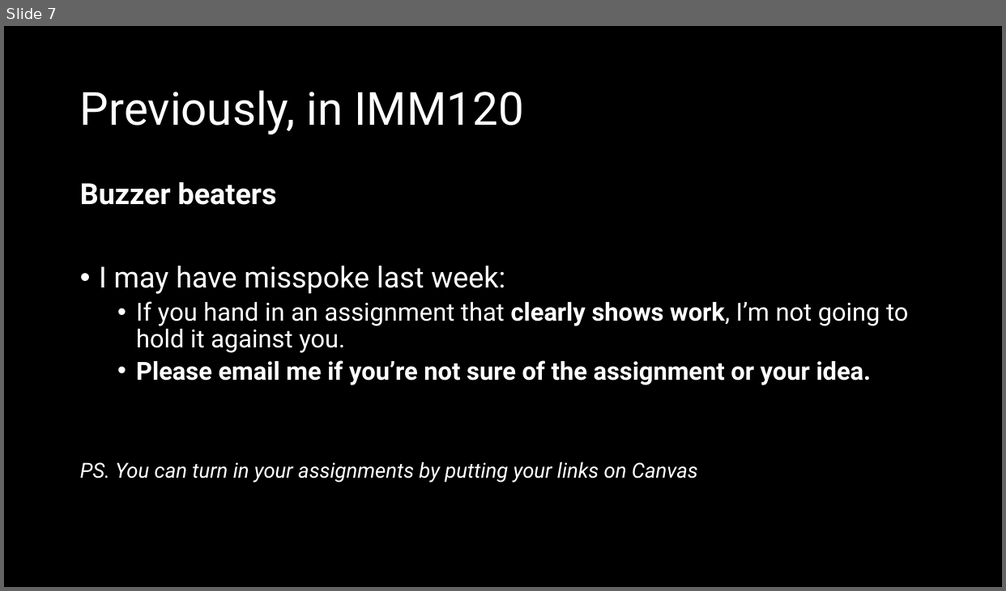
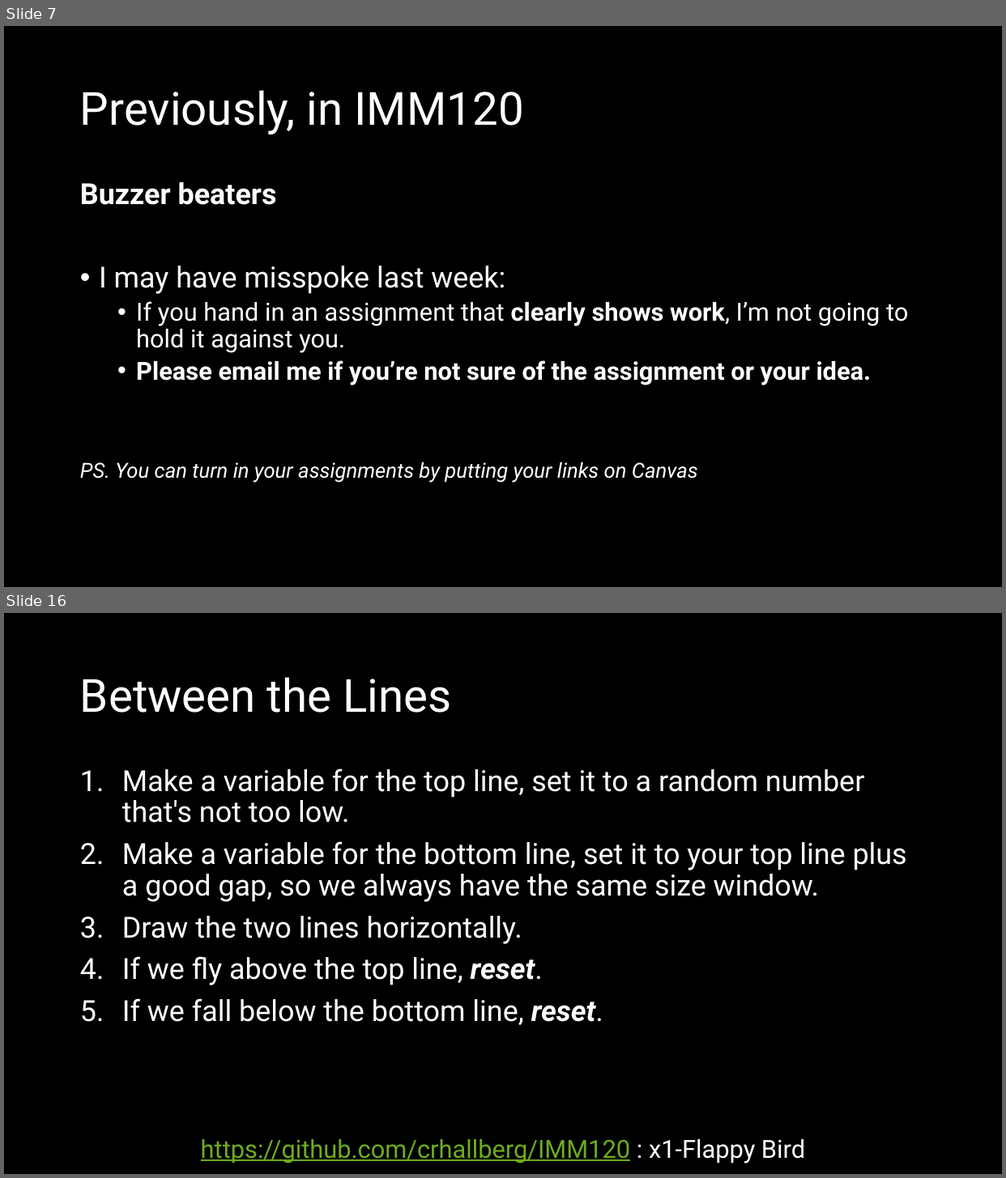
Before and after one commit to crhallberg/IMM120, a slide deck: Presentations/Class 03 - Sept 18.pptx. Shown one above the other, each under a label of ours: slide 7 before the commit, slides 7 and 16 after it; the slides between them are not shown. The pictures are 1006x591 and 1006x1178 pixels, drawn with LibreOffice and Linux fonts; fonts in the diff are those of the drawing. Boxes give left, top, right and bottom in pixels: in the first picture for what was removed or moved away, otherwise in the second. Text is boxed around its words. In the diff, an @@ line names an element or a change of style, - is before the commit and + after.

```diff
--- a/Presentations/Class 03 - Sept 18.pptx
+++ b/Presentations/Class 03 - Sept 18.pptx
@@ slide 16 added at <box>4,613,1002,1174</box>, background #000000 @@
@@ title added at <box>80,677,451,713</box>, 44 pt, text #FFFFFF @@
+Between the Lines
@@ text added at <box>122,769,907,1025</box>, 28 pt, text #FFFFFF @@
+1. Make a variable for the top line, set it to a random number that's not too low.
+2. Make a variable for the bottom line, set it to your top line plus a good gap, so we always have the same size window.
+3. Draw the two lines horizontally.
+4. If we fly above the top line, reset.
+5. If we fall below the bottom line, reset.
@@ text added at <box>201,1139,805,1164</box>, 24 pt, text #6EAC1C, underline @@
+https://github.com/crhallberg/IMM120 : x1-Flappy Bird
```
Also in this commit, not shown: 2 slides changed, 14 other slides added, 1 other file.
